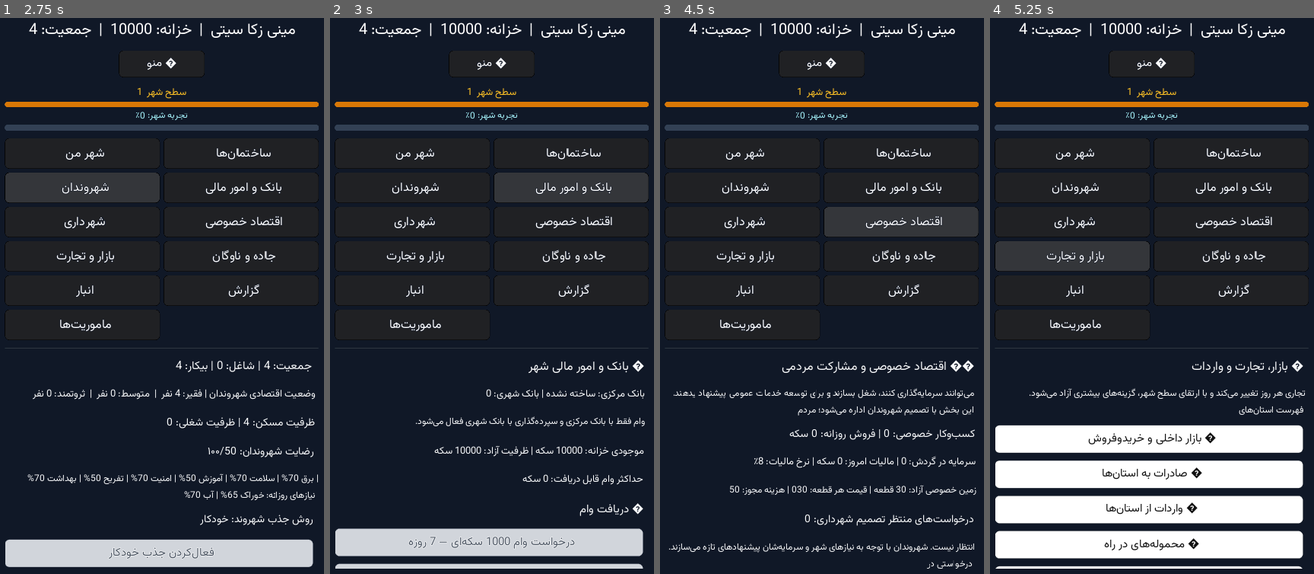
Above: before the commit, frames 1-4 (left to right).
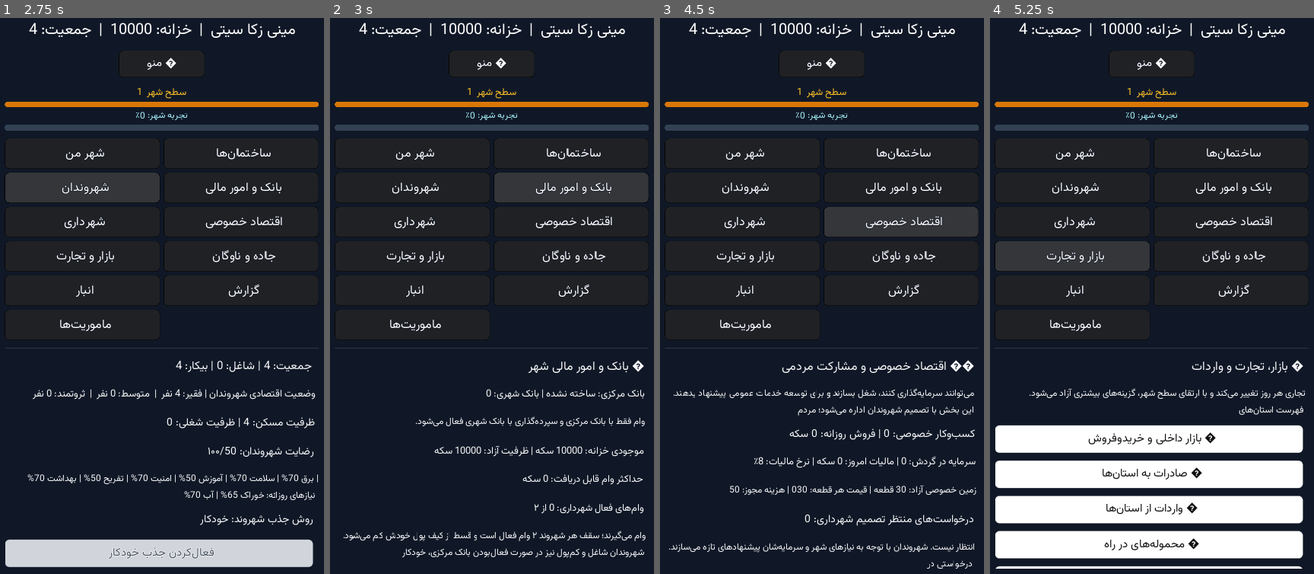
Above: after the commit, the same moments.

Repository: zekainstabot/mini-zeka-city
Game: Godot game, scene res://Main.tscn
Two runs of this game, one before a commit and one after it. Both use one fixed random seed, a clock stepped at 60 frames per second and the inputs below.
Inputs:
- Up to frame 1 (2.75 s): click "ﻦﻣ ﺮﻬﺷ" at 0.5 s; click "ﺎﻫ‌ﻥﺎﻤﺘﺧﺎﺳ" at 1.25 s; click "ﻥﺍﺪﻧﻭﺮﻬﺷ" at 2 s
- Up to frame 2 (3 s): click "ﯽﻟﺎﻣ ﺭﻮﻣﺍ ﻭ ﮏﻧﺎﺑ" at 2.75 s
- Up to frame 3 (4.5 s): click "ﯼﺭﺍﺩﺮﻬﺷ" at 3.5 s; click "ﯽﺻﻮﺼﺧ ﺩﺎﺼﺘﻗﺍ" at 4.25 s
- Up to frame 4 (5.25 s): click "ﺕﺭﺎﺠﺗ ﻭ ﺭﺍﺯﺎﺑ" at 5 s

Frame 1 is identical in both runs. In frame 2, 5.8% of the frame differs, in the area x 1-98%, y 87-100%; in frame 3, less than 0.1%; in frame 4, less than 0.1%.

Commit message:
Show citizen loans and municipal loan limit in bank

Diff:
--- a/scripts/Main.gd
+++ b/scripts/Main.gd
@@ -847,10 +847,22 @@
 			_add_label("وام فقط با بانک مرکزی و سپرده‌گذاری با بانک شهری فعال می‌شود.",15)
 			_add_label("موجودی خزانه: %d سکه | ظرفیت آزاد: %d سکه" % [int(s.money),game.get_available_money()],16)
 			_add_label("حداکثر وام قابل دریافت: %d سکه" % game.get_bank_loan_limit(),16)
+			var player_active_loans = 0
+			for player_loan in s.get("bank_loans", []):
+				if str(player_loan.get("status", "active")) == "active":
+					player_active_loans += 1
+			_add_label("وام‌های فعال شهرداری: %d از ۲" % player_active_loans,16)
+			_add_label("شهروندان شاغل و کم‌پول نیز در صورت فعال‌بودن بانک مرکزی، خودکار وام می‌گیرند؛ سقف هر شهروند ۲ وام فعال است و قسط از کیف پول خودش کم می‌شود.",15)
+			var citizen_active_loans = 0
+			for bank_citizen in s.get("citizens", []):
+				for citizen_loan in bank_citizen.get("bank_loans", []):
+					if str(citizen_loan.get("status", "active")) == "active":
+						citizen_active_loans += 1
+			_add_label("وام‌های فعال شهروندان: %d" % citizen_active_loans,16)
 			_add_label("💳 دریافت وام",19)
 			for loan_option in [{"amount":1000,"days":7},{"amount":3000,"days":14},{"amount":5000,"days":30}]:
 				var loan_button = _add_button("درخواست وام %d سکه‌ای — %d روزه" % [int(loan_option.amount),int(loan_option.days)],self,"request_bank_loan",[int(loan_option.amount),int(loan_option.days)])
-				loan_button.disabled = not game.has_central_bank() or game.get_bank_loan_limit() < int(loan_option.amount)
+				loan_button.disabled = not game.has_central_bank() or game.get_bank_loan_limit() < int(loan_option.amount) or player_active_loans >= 2
 			for loan_index in range(s.get("bank_loans",[]).size()):
 				var loan = s.bank_loans[loan_index]
 				_add_label("وام #%d | اصل: %d | سود: %d | مانده: %d | وضعیت: %s" % [int(loan.get("id",loan_index+1)),int(loan.get("principal",0)),int(loan.get("interest",0)),int(loan.get("remaining",0)),"فعال" if str(loan.get("status","")) == "active" else "تسویه‌شده"],15)
